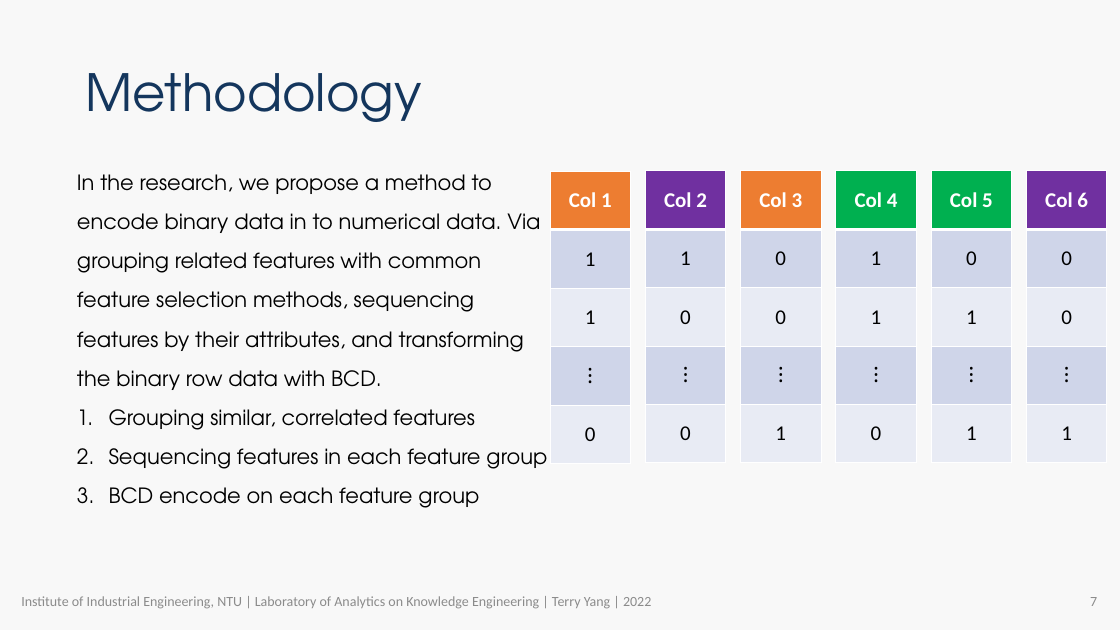
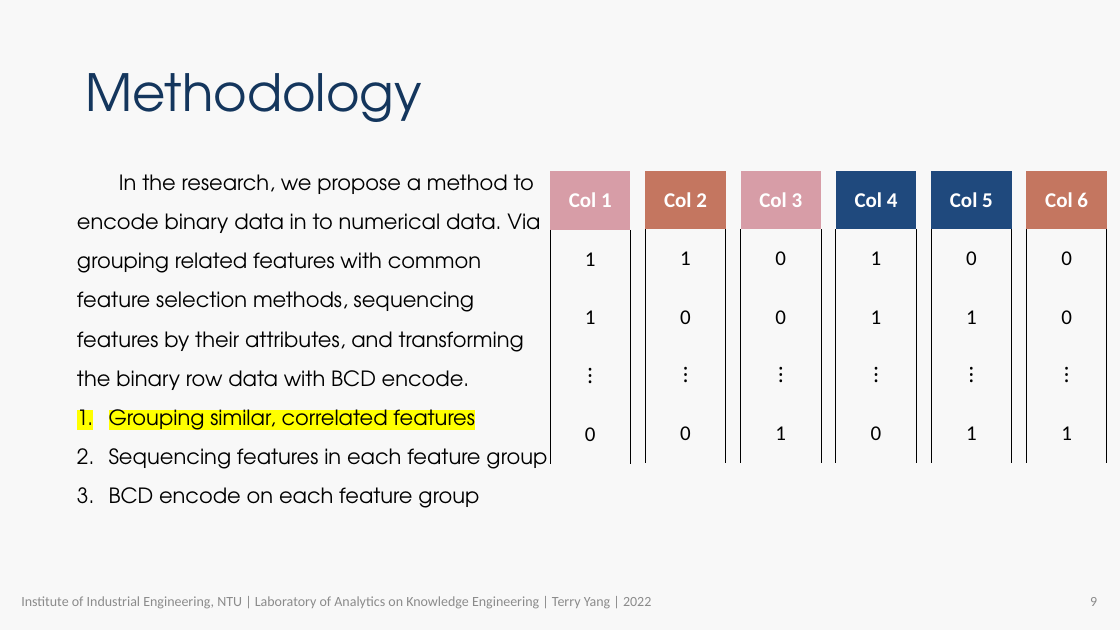
Before and after one commit to R64825/NTUIIE-Research, a slide deck: slide 9 of ppt/APIEMS TerryYang.pptx (slide 7 before the commit). Drawn at 1120x630 pixels with LibreOffice and Linux fonts; fonts in the diff are those of the drawing; background and template pictures are left out. Boxes give left, top, right and bottom in pixels: in the first picture for what was removed or moved away, otherwise in the second. Text is boxed around its words. In the diff, an @@ line names an element or a change of style, - is before the commit and + after.

```diff
--- a/ppt/APIEMS TerryYang.pptx
+++ b/ppt/APIEMS TerryYang.pptx
@@ text at box(77, 174, 540, 390): text changed @@
-In the research, we propose a method to encode binary data in to numerical data. Via grouping related features with common feature selection methods, sequencing features by their attributes, and transforming the binary row data with BCD.
+In the research, we propose a method to encode binary data in to numerical data. Via grouping related features with common feature selection methods, sequencing features by their attributes, and transforming the binary row data with BCD encode.
@@ table at box(550, 171, 631, 464) @@
@@ fill #ED7D31 to #D79DA7 in row 1, column 1 @@
@@ fill #CFD5EA to #F8F8F8 in 2 cells @@
@@ fill #E9EBF5 to #F8F8F8 in 2 cells @@
@@ borders changed @@
@@ table at box(645, 171, 726, 463) @@
@@ fill #7030A0 to #C47660 in row 1, column 1 @@
@@ fill #CFD5EA to #F8F8F8 in 2 cells @@
@@ fill #E9EBF5 to #F8F8F8 in 2 cells @@
@@ borders changed @@
@@ table at box(741, 171, 822, 463) @@
@@ fill #ED7D31 to #D79DA7 in row 1, column 1 @@
@@ fill #CFD5EA to #F8F8F8 in 2 cells @@
@@ fill #E9EBF5 to #F8F8F8 in 2 cells @@
@@ borders changed @@
@@ table at box(836, 171, 917, 463) @@
@@ fill #00B050 to #1F497D in row 1, column 1 @@
@@ fill #CFD5EA to #F8F8F8 in 2 cells @@
@@ fill #E9EBF5 to #F8F8F8 in 2 cells @@
@@ borders changed @@
@@ table at box(931, 171, 1012, 463) @@
@@ fill #00B050 to #1F497D in row 1, column 1 @@
@@ fill #CFD5EA to #F8F8F8 in 2 cells @@
@@ fill #E9EBF5 to #F8F8F8 in 2 cells @@
@@ borders changed @@
@@ table at box(1027, 171, 1107, 463) @@
@@ fill #7030A0 to #C47660 in row 1, column 1 @@
@@ fill #CFD5EA to #F8F8F8 in 2 cells @@
@@ fill #E9EBF5 to #F8F8F8 in 2 cells @@
@@ borders changed @@
@@ text at box(109, 403, 475, 435): highlight none to #FFFF00 in "Grouping similar, correlated features" @@
@@ page number at box(1090, 597, 1097, 606): text changed @@
-7
+9
```
Also in this commit, not shown: 12 other slides changed, 6 slides added, 5 other files.
